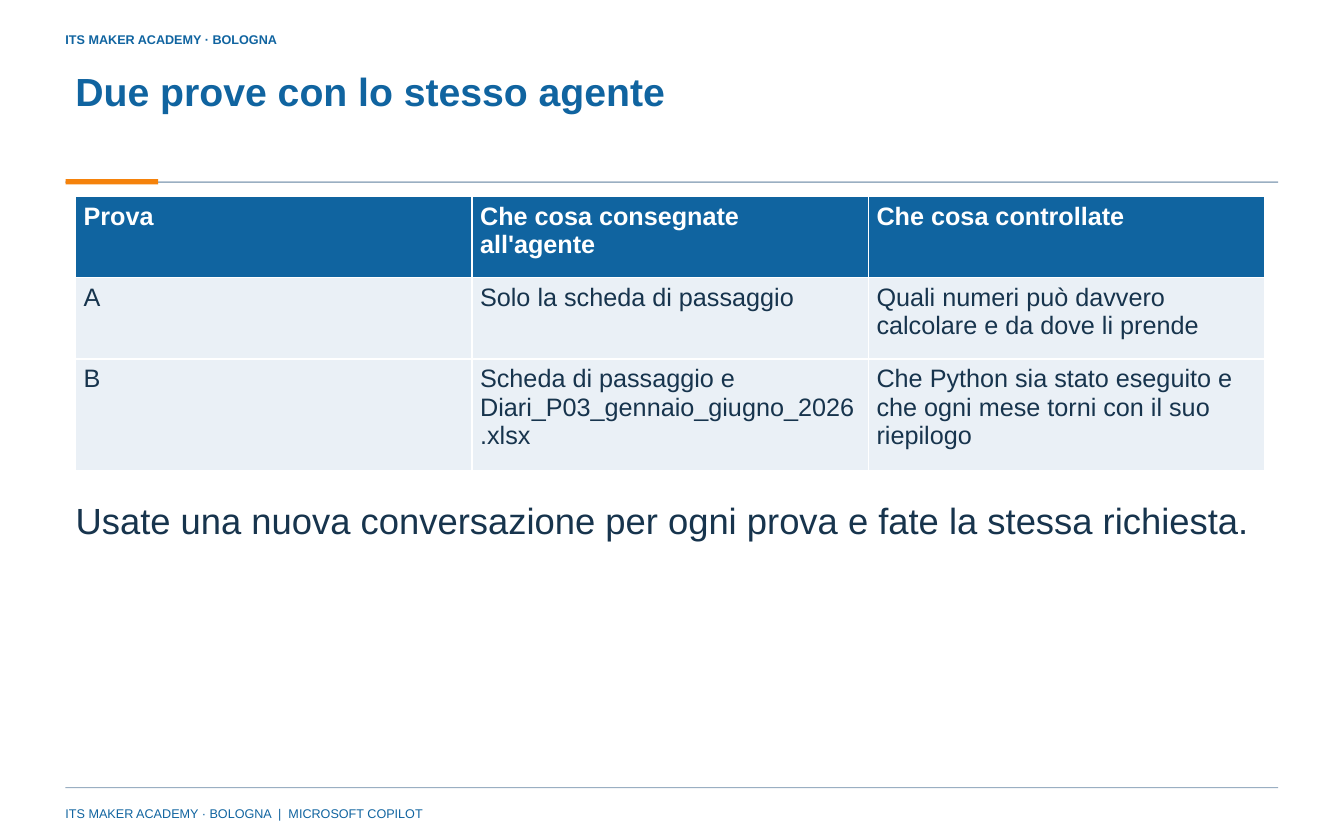
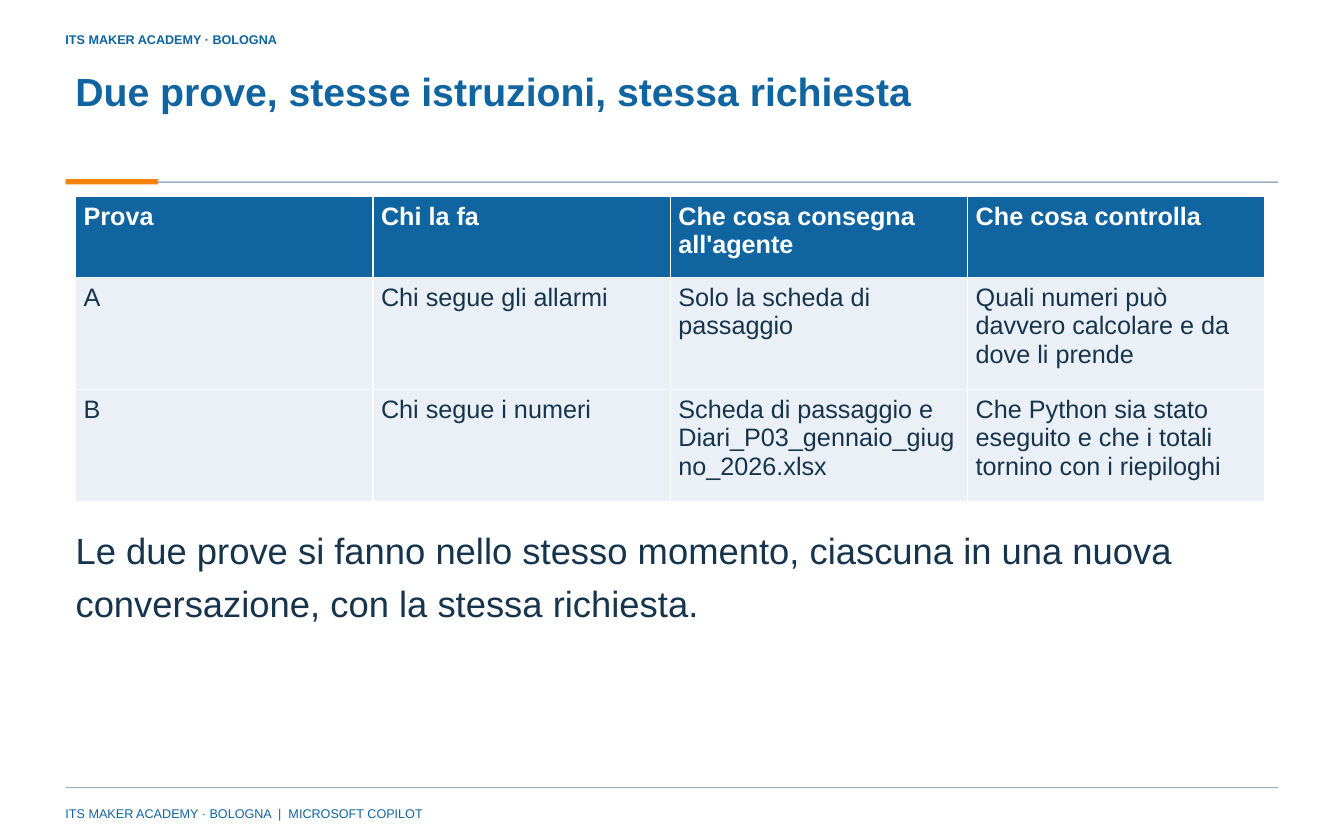
Before and after one commit to franzo9393/ITSCorso_UnslothStudio-Git, a slide deck: slide 13 of lezione 3 - RAG e calcolo deterministico/Lezione3_Blocco_appunti_e_agente_Python_P03_ITS_MAKER.pptx (slide 14 before the commit). Drawn at 1344x840 pixels with LibreOffice and Linux fonts; fonts in the diff are those of the drawing; background and template pictures are left out. Boxes give left, top, right and bottom in pixels: in the first picture for what was removed or moved away, otherwise in the second. Text is boxed around its words. In the diff, an @@ line names an element or a change of style, - is before the commit and + after.

```diff
--- a/lezione 3 - RAG e calcolo deterministico/Lezione3_Blocco_appunti_e_agente_Python_P03_ITS_MAKER.pptx
+++ b/lezione 3 - RAG e calcolo deterministico/Lezione3_Blocco_appunti_e_agente_Python_P03_ITS_MAKER.pptx
@@ title at [75, 77, 911, 114]: text changed @@
-Due prove con lo stesso agente
+Due prove, stesse istruzioni, stessa richiesta
@@ table at [76, 197, 1265, 502] @@
-column 2: Che cosa consegnate all'agente | Solo la scheda di passaggio | Scheda di passaggio e Diari_P03_gennaio_giugno_2026.xlsx
-column 3: Che cosa controllate | Quali numeri può davvero calcolare e da dove li prende | Che Python sia stato eseguito e che ogni mese torni con il suo riepilogo
+column 2: Chi la fa | Chi segue gli allarmi | Chi segue i numeri
+column 3: Che cosa consegna all'agente | Solo la scheda di passaggio | Scheda di passaggio e Diari_P03_gennaio_giugno_2026.xlsx
+column 4: Che cosa controlla | Quali numeri può davvero calcolare e da dove li prende | Che Python sia stato eseguito e che i totali tornino con i riepiloghi
@@ text at [76, 537, 1171, 622]: text changed @@
-Usate una nuova conversazione per ogni prova e fate la stessa richiesta.
+Le due prove si fanno nello stesso momento, ciascuna in una nuova conversazione, con la stessa richiesta.
```
Also in this commit, not shown: 6 other slides changed, 2 slides added, 3 slides removed, 16 other files.
